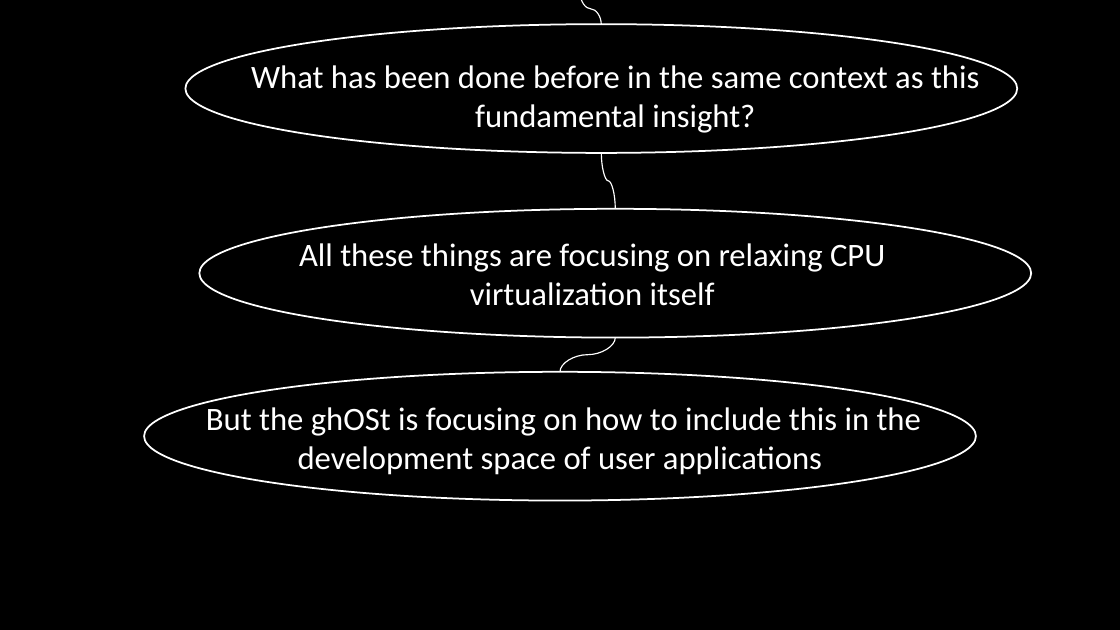
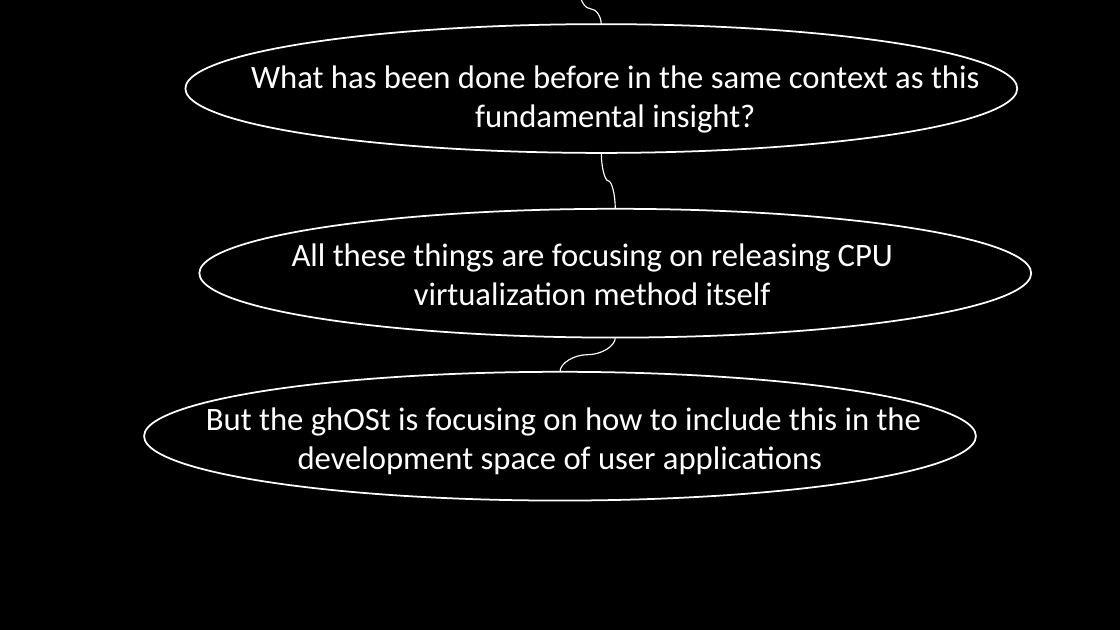
Before and after one commit to minseok127/paper_reviews, a slide deck: slide 23 of operating_system/ghOSt/ghOSt.pptx. Drawn at 1120x630 pixels with LibreOffice and Linux fonts; fonts in the diff are those of the drawing. Boxes give left, top, right and bottom in pixels: in the first picture for what was removed or moved away, otherwise in the second. Text is boxed around its words. In the diff, an @@ line names an element or a change of style, - is before the commit and + after.

```diff
--- a/operating_system/ghOSt/ghOSt.pptx
+++ b/operating_system/ghOSt/ghOSt.pptx
@@ text at (x1=292, y1=243, x2=893, y2=306): text changed @@
-All these things are focusing on relaxing CPU virtualization itself
+All these things are focusing on releasing CPU virtualization method itself
```
Also in this commit, not shown: 7 other slides changed, 1 other file.
